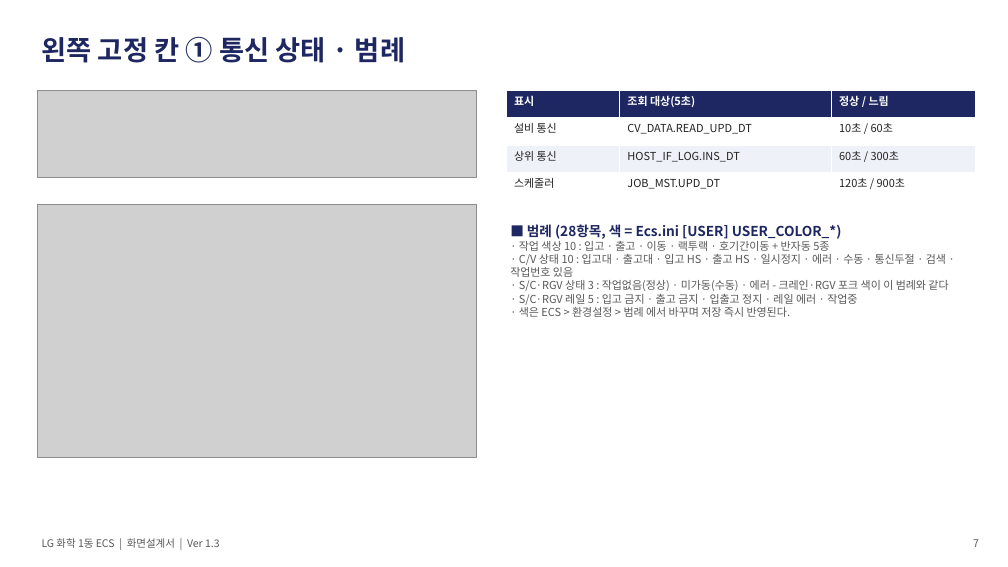
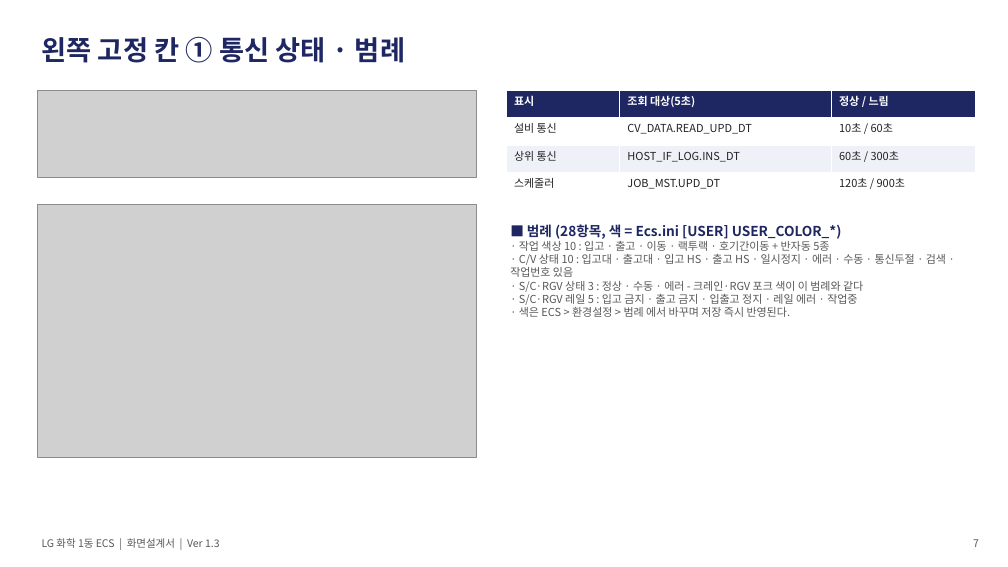
Before and after one commit to yeorijby-coder/LGLS_ALL, a slide deck: slide 7 of docs/산출물_20260921/06_ECS_화면설계서.pptx. Drawn at 1008x567 pixels with LibreOffice and Linux fonts; fonts in the diff are those of the drawing; grey boxes stand for pictures. Boxes give left, top, right and bottom in pixels: in the first picture for what was removed or moved away, otherwise in the second. Text is boxed around its words. In the diff, an @@ line names an element or a change of style, - is before the commit and + after.

```diff
--- a/docs/산출물_20260921/06_ECS_화면설계서.pptx
+++ b/docs/산출물_20260921/06_ECS_화면설계서.pptx
@@ text at (519,281,863,292): text changed @@
-· S/C·RGV 상태 3 : 작업없음(정상) · 미가동(수동) · 에러 - 크레인·RGV 포크 색이 이 범례와 같다
+· S/C·RGV 상태 3 : 정상 · 수동 · 에러 - 크레인·RGV 포크 색이 이 범례와 같다
```
Also in this commit, not shown: 7 other slides changed, 13 other files.
